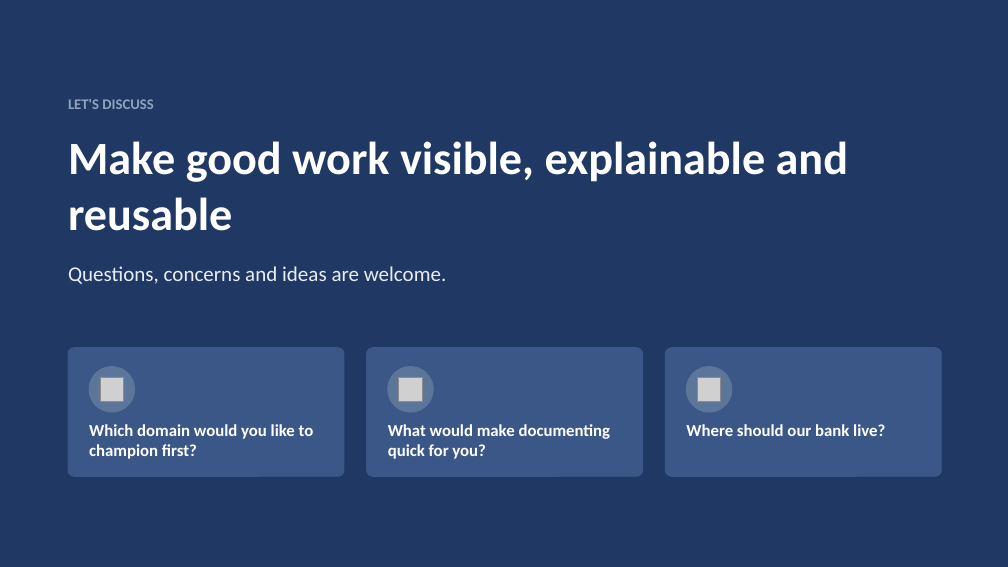
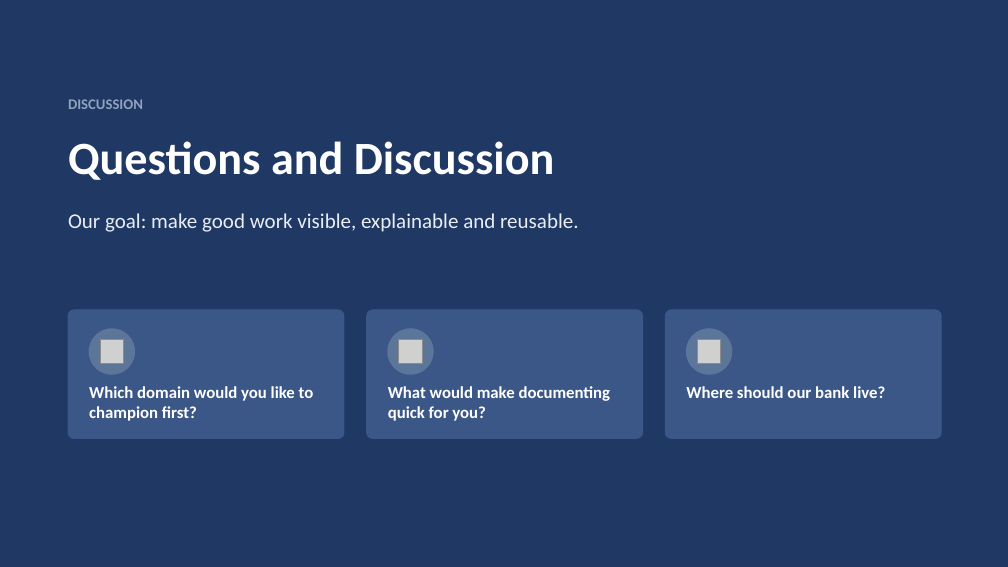
Before and after one commit to hpf118/Tina, a slide deck: slide 26 of good-practice-deck/Good-Practice-Initiative-Team-Briefing.pptx. Drawn at 1008x567 pixels with LibreOffice and Linux fonts; fonts in the diff are those of the drawing; grey boxes stand for pictures. Boxes give left, top, right and bottom in pixels: in the first picture for what was removed or moved away, otherwise in the second. Text is boxed around its words. In the diff, an @@ line names an element or a change of style, - is before the commit and + after.

```diff
--- a/good-practice-deck/Good-Practice-Initiative-Team-Briefing.pptx
+++ b/good-practice-deck/Good-Practice-Initiative-Team-Briefing.pptx
@@ text at (x1=68, y1=99, x2=143, y2=109): text changed @@
-LET'S DISCUSS
+DISCUSSION
@@ title at (x1=68, y1=141, x2=555, y2=180): text changed @@
-Make good work visible, explainable and reusable
+Questions and Discussion
@@ text at (x1=68, y1=213, x2=578, y2=232): text changed @@
-Questions, concerns and ideas are welcome.
+Our goal: make good work visible, explainable and reusable.
@@ 3 texts, 3 rounded rectangles, 3 ellipses moved together from (x1=68, y1=348, x2=941, y2=476) to (x1=68, y1=310, x2=941, y2=439) @@
@@ 3 pictures moved together from (x1=100, y1=377, x2=721, y2=401) to (x1=100, y1=340, x2=721, y2=363) @@
```
Also in this commit, not shown: 26 other slides changed, 2 other files.
